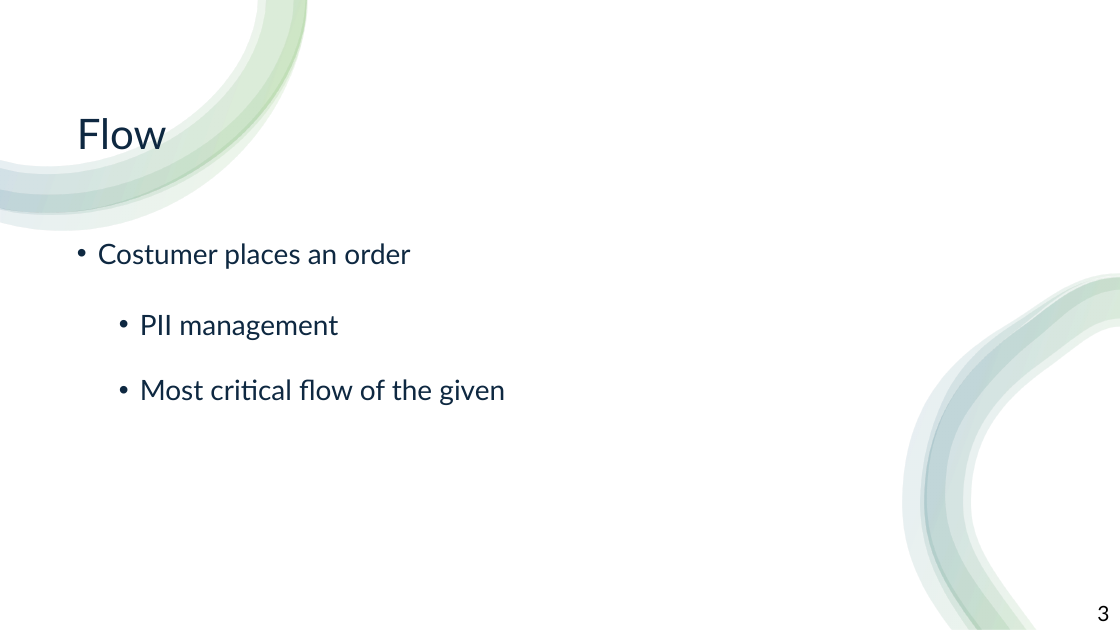
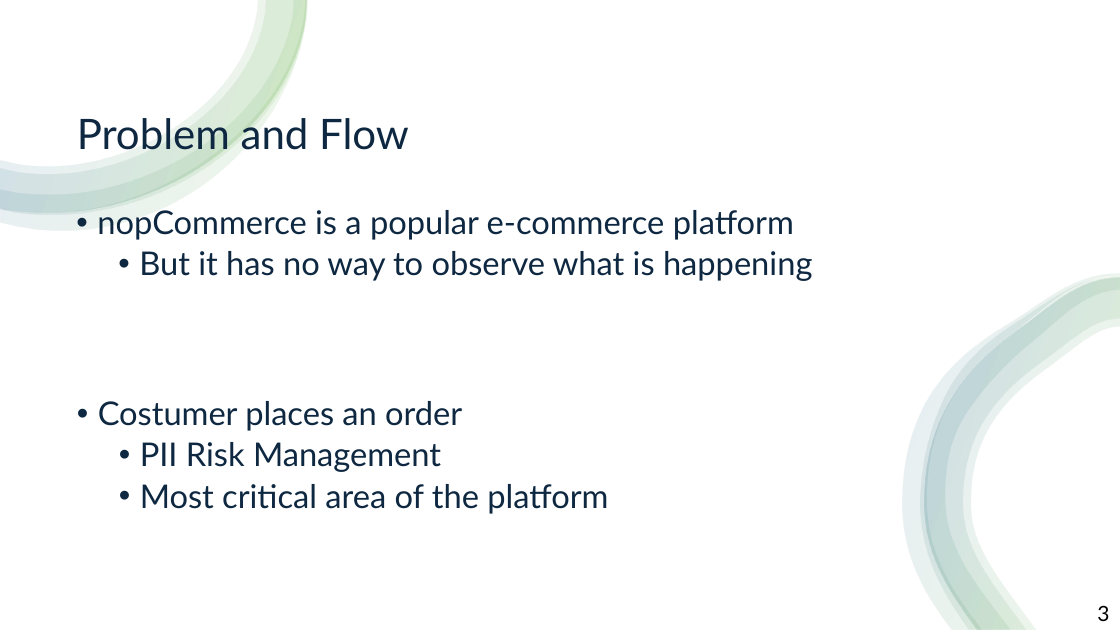
Before and after one commit to Kikoszzz/nopCommerce, a slide deck: slide 3 of ENTREGA/Apresentação1.pptx. Drawn at 1120x630 pixels with LibreOffice and Linux fonts; fonts in the diff are those of the drawing. Boxes give left, top, right and bottom in pixels: in the first picture for what was removed or moved away, otherwise in the second. Text is boxed around its words. In the diff, an @@ line names an element or a change of style, - is before the commit and + after.

```diff
--- a/ENTREGA/Apresentação1.pptx
+++ b/ENTREGA/Apresentação1.pptx
@@ title at (77,113,409,150): text changed @@
-Flow
+Problem and Flow
@@ text added at (97,205,812,281), 28 pt, text #0E2841 @@
+• nopCommerce is a popular e-commerce platform
+  • But it has no way to observe what is happening
@@ text "Costumer places an order": place and size @@
-text "Costumer places an order" at (98,243,505,405)
+text "Costumer places an order" at (98,401,608,514)
@@ text at (98,401,462,431): size 24 to 28 pt in "Costumer places an order"; line spacing 0.8 to 0.9 @@
@@ text at (140,442,608,514): text changed; size 24 to 28 pt @@
-  • PII management
-  • Most critical flow of the given
+  • PII Risk Management
+  • Most critical area of the platform
```
Also in this commit, not shown: 5 other slides changed, 1 slide added.
